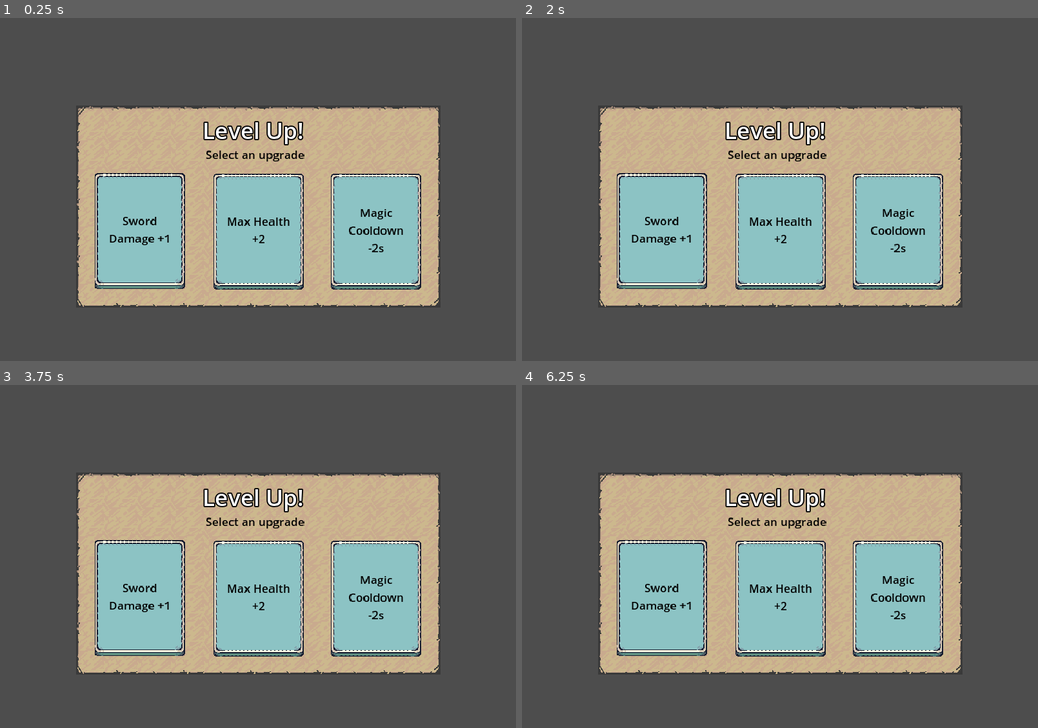
Above: before the commit, frames 1-4 (two rows, left to right).
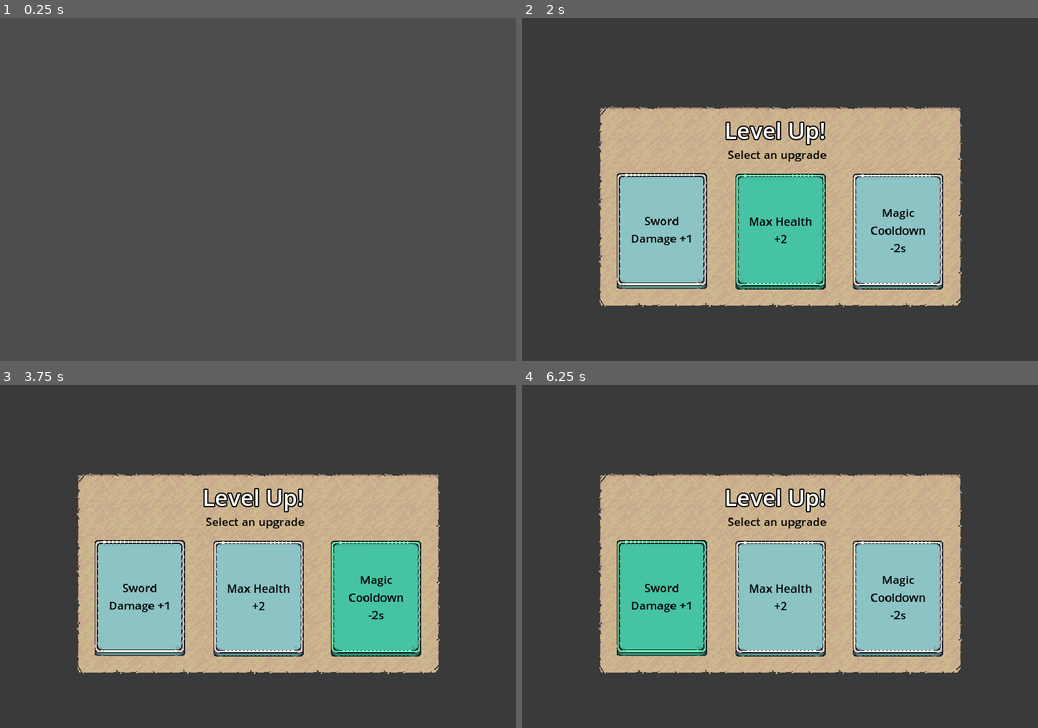
Above: after the commit, the same moments.

Repository: bluejynz/survivallike-godot
Game: Godot game, scene res://ui/level_up_ui.tscn
Same seed, same stepped clock (60 frames per second), same inputs: the game is played once before the commit and once after it. This scene is started directly instead of the project's main scene. Sound files missing from this copy of the repository are replaced by a short silence.
Inputs (mouse positions are in pixels of both pictures, inside the frame that each line leads up to):
- Up to frame 1 (0.25 s): no input
- Up to frame 2 (2 s): tap Enter (return) at 0.5 s; move the mouse to (893, 172) at 0.52 s; hold D (move_right) 0.53-1.25 s; hold Enter (return) 0.53-1.25 s; click (893, 172) at 0.67 s; tap Space at 1.25 s; drag from (676, 206) to (754, 258) at 1.27 s
- Up to frame 3 (3.75 s): move the mouse to (309, 481) at 2.02 s; hold D (move_right) 2.03-2.75 s; hold Enter (return) 2.03-2.75 s; click (309, 481) at 2.17 s; drag from (232, 625) to (103, 505) at 2.77 s; tap Space at 3.5 s; move the mouse to (412, 607) at 3.52 s; hold A (move_left) from 3.53 s (still down); hold Enter (return) from 3.53 s (still down); click (412, 607) at 3.6 s
- Up to frame 4 (6.25 s): release A (move_left) at 4.25 s; release Enter (return) at 4.25 s; drag from (625, 505) to (702, 470) at 4.27 s; tap Space at 5 s; move the mouse to (805, 556) at 5.02 s; hold S (move_down) 5.03-5.75 s; hold Enter (return) 5.03-5.75 s; click (805, 556) at 5.17 s; drag from (702, 470) to (676, 573) at 5.77 s

The runs differ from the first frame. In frame 1, 40% of the frame differs, in the area x 14-86%, y 25-85%; in frame 2, 5.4%; in frame 3, 5.4%; in frame 4, 5.3%.
Error before the commit: Invalid call. Nonexistent function 'is_move_speed_caps' in base 'Nil'. (res://ui/level_up_ui.gd:39)
Error after the commit: Invalid call. Nonexistent function 'is_move_speed_caps' in base 'Nil'. (res://ui/level_up_ui.gd:44)

Commit message:
refactor: adding animation to level up ui

Diff:
--- a/ui/level_up_ui.gd
+++ b/ui/level_up_ui.gd
@@ -20,6 +20,12 @@
 func _process(delta):
 	if GameManager.is_game_over: dispose_menu()
 
+func update_button_animation(panel: Panel, is_mouse_over: bool):
+	if is_mouse_over:
+		panel.modulate = Color.AQUAMARINE
+	else:
+		panel.modulate = Color.WHITE
+
 func random_upgrades() -> Array[int]:
 	filtered_upgrades = upgrades_without_caps()
 
@@ -27,7 +33,6 @@
 		var rng = randi() % (filtered_upgrades.size())
 		if not upgrades.has(filtered_upgrades[rng]):
 			upgrades.append(filtered_upgrades[rng])
-	#is_upgrades_caps()
 
 	return upgrades
 
@@ -38,51 +43,23 @@
 			"MOVE_SPEED":
 				if not GameManager.player.is_move_speed_caps():
 					filtered_upgrades.append(i)
-				else: print("caps ", UpgradesEnum.find_key(i))
 			"SWORD_DAMAGE":
 				if not GameManager.player.is_sword_damage_caps():
 					filtered_upgrades.append(i)
-				else: print("caps ", UpgradesEnum.find_key(i))
 			"RITUAL_DAMAGE":
 				if not GameManager.player.is_ritual_damage_caps():
 					filtered_upgrades.append(i)
-				else: print("caps ", UpgradesEnum.find_key(i))
 			"RITUAL_INTERVAL":
 				if not GameManager.player.is_ritual_interval_caps():
 					filtered_upgrades.append(i)
-				else: print("caps ", UpgradesEnum.find_key(i))
 			"MAX_HEALTH":
 				filtered_upgrades.append(i)
 			"KNOCKBACK_STRENGTH":
 				if not GameManager.player.is_knockback_strength_caps():
 					filtered_upgrades.append(i)
-				else: print("caps ", UpgradesEnum.find_key(i))
 			"DEFAULT":
 				filtered_upgrades.append(i)
 	return filtered_upgrades
-
-func is_upgrades_caps():
-	for index in range(3):
-		match UpgradesEnum.find_key(upgrades[index]):
-			"MOVE_SPEED":
-				if GameManager.player.is_move_speed_caps():
-					upgrades[index] = UpgradesEnum.size() - 1
-			"SWORD_DAMAGE":
-				if GameManager.player.is_sword_damage_caps():
-					upgrades[index] = UpgradesEnum.size() - 1
-			"RITUAL_DAMAGE":
-				if GameManager.player.is_ritual_damage_caps():
-					upgrades[index] = UpgradesEnum.size() - 1
-			"RITUAL_INTERVAL":
-				if GameManager.player.is_ritual_interval_caps():
-					upgrades[index] = UpgradesEnum.size() - 1
-			"MAX_HEALTH":
-				pass
-			"KNOCKBACK_STRENGTH":
-				if GameManager.player.is_knockback_strength_caps():
-					upgrades[index] = UpgradesEnum.size() - 1
-			"DEFAULT":
-				pass
 
 func update_label_text(index: int, label: Label):
 	match UpgradesEnum.find_key(index):
@@ -131,12 +108,22 @@
 				update_label_text(upgrades[2], label)
 
 func _input(event):
-	if event is InputEventMouseButton:
-		if event.button_index == 1 and event.pressed:
-			for panel in panels:
-				var rect = Rect2(panel.get_global_rect().position, panel.size)
-				if rect.has_point(event.global_position):
+	for panel in panels:
+		if event is InputEventMouseButton:
+			if event.button_index == 1 and event.pressed:
+				if is_mouse_position_over_object(event, panel):
 					select_option(panel)
+		if event is InputEventMouseMotion:
+			if is_mouse_position_over_object(event, panel):
+				update_button_animation(panel, true)
+			else:
+				update_button_animation(panel, false)
+
+func is_mouse_position_over_object(mouse, object) -> bool:
+	var rect = Rect2(object.get_global_rect().position, object.size)
+	if rect.has_point(mouse.global_position):
+		return true
+	return false
 
 func select_option(panel: Panel):
 	var option_chosen: bool = false
--- a/ui/level_up_ui.tscn
+++ b/ui/level_up_ui.tscn
@@ -1,8 +1,9 @@
-[gd_scene load_steps=12 format=3 uid="uid://c36icesh2e6pk"]
+[gd_scene load_steps=16 format=3 uid="uid://c36icesh2e6pk"]
 
 [ext_resource type="Texture2D" uid="uid://dlo2qvp5uux23" path="res://addons/Tiny Swords (Update 010)/UI/Banners/Carved_9Slides.png" id="1_6dx2h"]
 [ext_resource type="Script" path="res://ui/level_up_ui.gd" id="1_11514"]
 [ext_resource type="Texture2D" uid="uid://b3lljr3g5e52a" path="res://addons/Tiny Swords (Update 010)/UI/Buttons/Button_Blue.png" id="2_em7pl"]
+[ext_resource type="AudioStream" uid="uid://qn0ctj6drdv6" path="res://addons/sounds/level-up.wav" id="4_segyu"]
 
 [sub_resource type="StyleBoxTexture" id="StyleBoxTexture_rsl0u"]
 texture = ExtResource("1_6dx2h")
@@ -52,10 +53,80 @@
 font_size = 24
 font_color = Color(0, 0, 0, 1)
 
+[sub_resource type="Animation" id="Animation_o5aif"]
+resource_name = "default"
+length = 2.0
+tracks/0/type = "value"
+tracks/0/imported = false
+tracks/0/enabled = true
+tracks/0/path = NodePath("ColorRect:color")
+tracks/0/interp = 1
+tracks/0/loop_wrap = true
+tracks/0/keys = {
+"times": PackedFloat32Array(0.5, 2),
+"transitions": PackedFloat32Array(1, 1),
+"update": 0,
+"values": [Color(0, 0, 0, 0), Color(0, 0, 0, 0.235294)]
+}
+tracks/1/type = "value"
+tracks/1/imported = false
+tracks/1/enabled = true
+tracks/1/path = NodePath("Panel:visible")
+tracks/1/interp = 1
+tracks/1/loop_wrap = true
+tracks/1/keys = {
+"times": PackedFloat32Array(0, 2),
+"transitions": PackedFloat32Array(0.25, 1),
+"update": 1,
+"values": [false, true]
+}
+
+[sub_resource type="Animation" id="Animation_y1b4w"]
+length = 0.001
+tracks/0/type = "value"
+tracks/0/imported = false
+tracks/0/enabled = true
+tracks/0/path = NodePath("ColorRect:color")
+tracks/0/interp = 1
+tracks/0/loop_wrap = true
+tracks/0/keys = {
+"times": PackedFloat32Array(0),
+"transitions": PackedFloat32Array(1),
+"update": 0,
+"values": [Color(0, 0, 0, 0.235294)]
+}
+tracks/1/type = "value"
+tracks/1/imported = false
+tracks/1/enabled = true
+tracks/1/path = NodePath("Panel:visible")
+tracks/1/interp = 1
+tracks/1/loop_wrap = true
+tracks/1/keys = {
+"times": PackedFloat32Array(0),
+"transitions": PackedFloat32Array(1),
+"update": 1,
+"values": [true]
+}
+
+[sub_resource type="AnimationLibrary" id="AnimationLibrary_fa1sf"]
+_data = {
+"RESET": SubResource("Animation_y1b4w"),
+"default": SubResource("Animation_o5aif")
+}
+
 [node name="LevelUpUI" type="CanvasLayer"]
 script = ExtResource("1_11514")
 
 [node name="ColorRect" type="ColorRect" parent="."]
+anchors_preset = 15
+anchor_right = 1.0
+anchor_bottom = 1.0
+grow_horizontal = 2
+grow_vertical = 2
+color = Color(0, 0, 0, 0.235294)
+
+[node name="Panel" type="Panel" parent="."]
+top_level = true
 anchors_preset = 8
 anchor_left = 0.5
 anchor_top = 0.5
@@ -67,21 +138,6 @@
 offset_bottom = 248.0
 grow_horizontal = 2
 grow_vertical = 2
-color = Color(0, 0, 0, 0.235294)
-
-[node name="Panel" type="Panel" parent="."]
-top_level = true
-anchors_preset = 8
-anchor_left = 0.5
-anchor_top = 0.5
-anchor_right = 0.5
-anchor_bottom = 0.5
-offset_left = -382.0
-offset_top = -176.0
-offset_right = 382.0
-offset_bottom = 248.0
-grow_horizontal = 2
-grow_vertical = 2
 theme_override_styles/panel = SubResource("StyleBoxTexture_rsl0u")
 
 [node name="Label" type="Label" parent="Panel"]
@@ -135,7 +191,6 @@
 layout_mode = 0
 offset_right = 195.0
 offset_bottom = 247.0
-mouse_default_cursor_shape = 2
 theme_override_styles/panel = SubResource("StyleBoxTexture_3wgn1")
 
 [node name="Label1" type="Label" parent="Panel/ItemList/Panel1"]
@@ -170,7 +225,6 @@
 offset_bottom = 123.5
 grow_horizontal = 2
 grow_vertical = 2
-mouse_default_cursor_shape = 2
 theme_override_styles/panel = SubResource("StyleBoxTexture_3wgn1")
 
 [node name="Label2" type="Label" parent="Panel/ItemList/Panel2"]
@@ -205,7 +259,6 @@
 offset_bottom = 123.5
 grow_horizontal = 2
 grow_vertical = 2
-mouse_default_cursor_shape = 2
 theme_override_styles/panel = SubResource("StyleBoxTexture_3wgn1")
 
 [node name="Label3" type="Label" parent="Panel/ItemList/Panel3"]
@@ -226,3 +279,14 @@
 horizontal_alignment = 1
 vertical_alignment = 1
 autowrap_mode = 3
+
+[node name="AnimationPlayer" type="AnimationPlayer" parent="."]
+libraries = {
+"": SubResource("AnimationLibrary_fa1sf")
+}
+autoplay = "default"
+
+[node name="LevelUp" type="AudioStreamPlayer" parent="."]
+stream = ExtResource("4_segyu")
+volume_db = -10.0
+autoplay = true
--- a/ui/xp_bar.gd
+++ b/ui/xp_bar.gd
@@ -4,9 +4,9 @@
 @onready var progress_bar: ProgressBar = $ProgressBar
 var max_xp: int = 100
 var current_xp: int = 0
-#var current_xp: int = 98
 
 func _ready():
+	#current_xp = 98
 	progress_bar.max_value = max_xp
 	progress_bar.value = current_xp
 	GameManager.mob_killed.connect(gain_xp)
Not shown, added: addons/sounds/level-up.wav.import
Not shown, added: addons/sounds/level-up.wav
Not shown, added: ui/xp_826E.tmp
